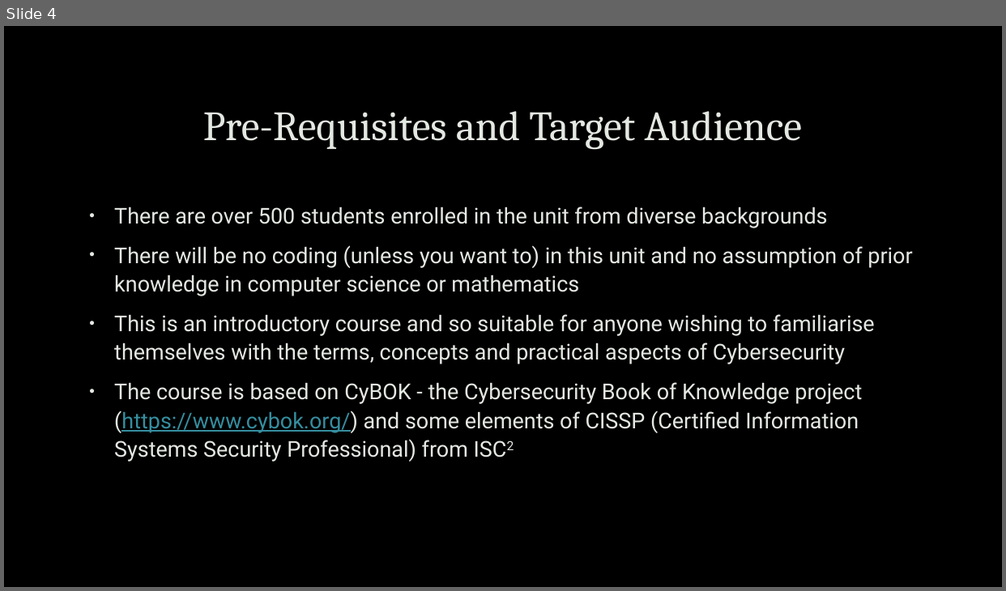
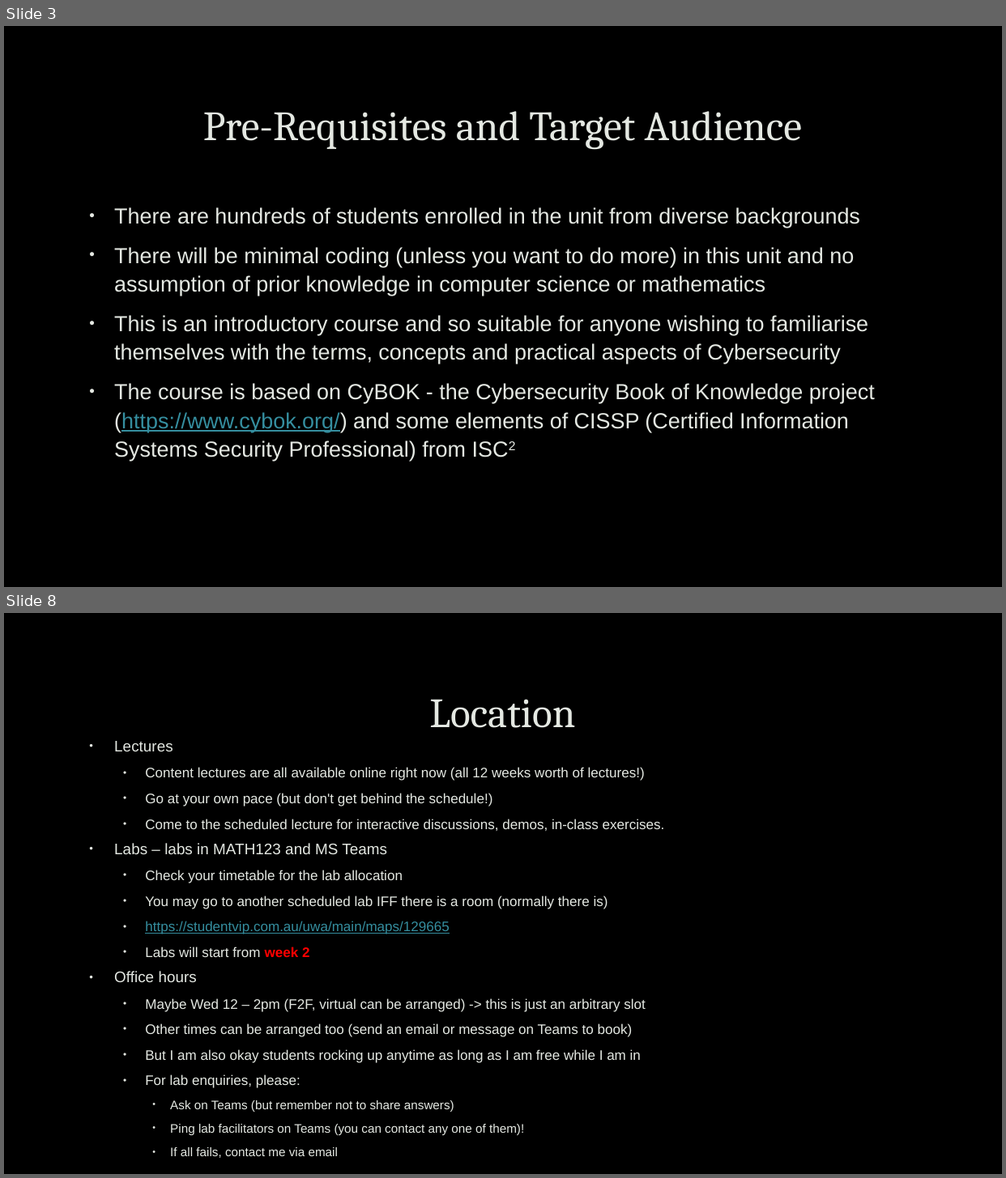
Before and after one commit to uwacyber/cits1003, a slide deck: cits1003-lecture_slides/CITS1003-0 Overview.pptx. Shown one above the other, each under a label of ours: slide 4 before the commit, slides 3 and 8 after it; the slides between them are not shown. The pictures are 1006x591 and 1006x1178 pixels, drawn with LibreOffice and Linux fonts; fonts in the diff are those of the drawing; background and template pictures are left out. Boxes give left, top, right and bottom in pixels: in the first picture for what was removed or moved away, otherwise in the second. Text is boxed around its words. In the diff, an @@ line names an element or a change of style, - is before the commit and + after.

```diff
--- a/cits1003-lecture_slides/CITS1003-0 Overview.pptx
+++ b/cits1003-lecture_slides/CITS1003-0 Overview.pptx
@@ slide 8 added at box(4, 613, 1002, 1174), background picture (left out) @@
@@ title added at box(429, 699, 575, 728), 40 pt, text #E4E8E2 @@
+Location
@@ text added at box(114, 741, 665, 1158), 13.3 pt, text #E4E8E2 @@
+• Lectures
+  • Content lectures are all available online right now (all 12 weeks worth of lectures!)
+  • Go at your own pace (but don't get behind the schedule!)
+  • Come to the scheduled lecture for interactive discussions, demos, in-class exercises.
+• Labs – labs in MATH123 and MS Teams
+  • Check your timetable for the lab allocation
+  • You may go to another scheduled lab IFF there is a room (normally there is)
+  • https://studentvip.com.au/uwa/main/maps/129665
+  • Labs will start from week 2
+• Office hours
+  • Maybe Wed 12 – 2pm (F2F, virtual can be arranged) -> this is just an arbitrary slot
+  • Other times can be arranged too (send an email or message on Teams to book)
+  • But I am also okay students rocking up anytime as long as I am free while I am in
+  • For lab enquiries, please:
+    • Ask on Teams (but remember not to share answers)
+    • Ping lab facilitators on Teams (you can contact any one of them)!
+    • If all fails, contact me via email
@@ what was slide 4 is now slide 3 @@
@@ slide 3 changed as well @@
@@ text at box(114, 207, 860, 296): text changed; font Roboto to Arial @@
-• There are over 500 students enrolled in the unit from diverse backgrounds
-• There will be no coding (unless you want to) in this unit and no assumption of prior knowledge in computer science or mathematics
+• There are hundreds of students enrolled in the unit from diverse backgrounds
+• There will be minimal coding (unless you want to do more) in this unit and no assumption of prior knowledge in computer science or mathematics
@@ text at box(114, 315, 875, 461): font Roboto to Arial in "This is an introductory course and so ...", "The course is based on CyBOK - ..." @@
```
Also in this commit, not shown: 10 other slides changed, 12 other slides added, 1 slide removed.
